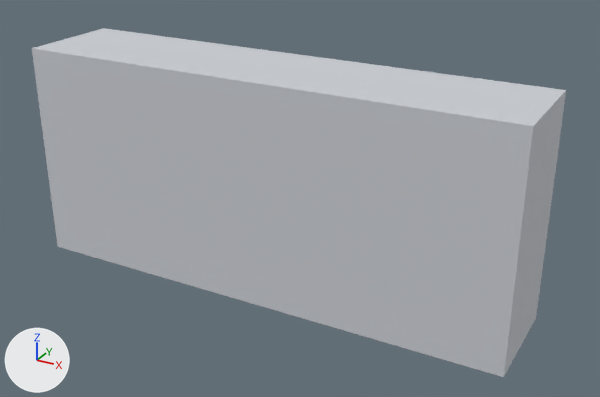
The glTF model public/buildings/lot_4x1.glb: old version first, new version second.
Both versions are drawn from a 50 mm camera at (38.4, -36.0, 25.5) aimed at (16.9, 3.1, 5.9). Every picture has the same lights, and +X, +Y and +Z are marked at lower left. The older version comes first. Vertices at exactly the same position are counted once.

The older version as bpy lines, for what is in view:
```python
me_lot_4x1 = bpy.data.meshes.new('lot_4x1')
me_lot_4x1.from_pydata(...)  # a box spanning x 0.0..30.5, y 0.0..6.5, z 0.0..13.5
me_lot_4x1.materials.append(mat_lot_4x1)  # light grey #cbced4
ob_lot_4x1 = bpy.data.objects.new('lot_4x1', me_lot_4x1)
ob_lot_4x1.location = (0.0, 0.0, 0.0)
```
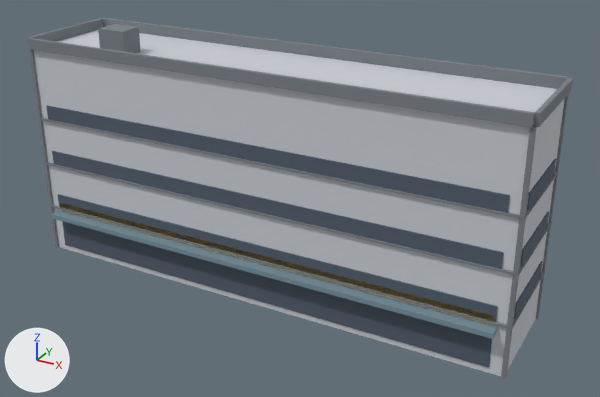
Pixel boxes [x1, y1, x2, y2] of what changed, in the pictures (600 x 397 px):
'lot_4x1', reshaped: before [32, 28, 566, 377]; after [27, 18, 573, 379]
part 1 of me_lot_4x1, added: after [98, 24, 141, 53]
part 2 of me_lot_4x1, added: after [50, 205, 509, 329]
part 3 of me_lot_4x1, added: after [512, 271, 545, 328]
part 4 of me_lot_4x1, added: after [45, 162, 515, 275]
part 5 of me_lot_4x1, added: after [518, 222, 552, 275]
part 6 of me_lot_4x1, added: after [39, 118, 522, 219]
part 7 of me_lot_4x1, added: after [525, 171, 559, 218]
part 8 of me_lot_4x1, added: after [29, 49, 59, 248]
part 9 of me_lot_4x1, added: after [501, 126, 537, 379]
part 10 of me_lot_4x1, added (mostly hidden): after [536, 94, 569, 319]
part 11 of me_lot_4x1, added: after [62, 221, 492, 368]
part 12 of me_lot_4x1, added: after [58, 194, 498, 322]
part 13 of me_lot_4x1, added: after [514, 261, 543, 319]
part 14 of me_lot_4x1, added: after [52, 151, 504, 269]
part 15 of me_lot_4x1, added: after [520, 212, 549, 266]
part 16 of me_lot_4x1, added: after [46, 105, 510, 213]
part 17 of me_lot_4x1, added: after [527, 159, 556, 210]
part 18 of me_lot_4x1, added: after [27, 18, 573, 128]
part 19 of me_lot_4x1, added: after [51, 203, 497, 339]

The change, as a list of edits to the scene's bpy script:
```text
Change me_lot_4x1:
    remove me_lot_4x1.from_pydata(...)  # 8 vertices, 12 faces; spans x 0.0..30.5, y 0.0..6.5, z 0.0..13.5
    add me_lot_4x1.from_pydata(...)  # 284 vertices, 444 faces; spans x -0.2..30.8, y -0.8..6.8, z 0.0..15.0
    me_lot_4x1 part 1: a new loose piece, a box spanning x 4.6..6.4, y 1.0..2.5, z 13.5..15.0, in mat_lot_4x1_trim (grey #7c8186)
    me_lot_4x1 part 2: a new loose piece, a box spanning x 0.0..30.5, y -0.16..0.02, z 3.0..3.12, in mat_lot_4x1_trim (grey #7c8186)
    me_lot_4x1 part 3: a new loose piece, a box spanning x 30.48..30.66, y 0.0..6.5, z 3.0..3.12, in mat_lot_4x1_trim (grey #7c8186)
    me_lot_4x1 part 4: a new loose piece, a box spanning x 0.0..30.5, y -0.16..0.02, z 6.0..6.12, in mat_lot_4x1_trim (grey #7c8186)
    me_lot_4x1 part 5: a new loose piece, a box spanning x 30.48..30.66, y 0.0..6.5, z 6.0..6.12, in mat_lot_4x1_trim (grey #7c8186)
    me_lot_4x1 part 6: a new loose piece, a box spanning x 0.0..30.5, y -0.16..0.02, z 9.0..9.12, in mat_lot_4x1_trim (grey #7c8186)
    me_lot_4x1 part 7: a new loose piece, a box spanning x 30.48..30.66, y 0.0..6.5, z 9.0..9.12, in mat_lot_4x1_trim (grey #7c8186)
    me_lot_4x1 part 8: a new loose piece, a box spanning x -0.12..0.12, y -0.12..0.12, z 0.0..13.5, in mat_lot_4x1_trim (grey #7c8186)
    me_lot_4x1 part 9: a new loose piece, a box spanning x 30.38..30.62, y -0.12..0.12, z 0.0..13.5, in mat_lot_4x1_trim (grey #7c8186)
    me_lot_4x1 part 10: a new loose piece, a box spanning x 30.38..30.62, y 6.38..6.62, z 0.0..13.5, in mat_lot_4x1_trim (grey #7c8186)
    me_lot_4x1 part 11: a new loose piece, a box spanning x 0.8..29.7, y -0.06..0.0, z 0.35..2.7, in mat_lot_4x1_glass (greyish blue #505d6c)
    me_lot_4x1 part 12: a new loose piece, a box spanning x 0.7..29.8, y -0.08..0.0, z 3.0..4.0, in mat_lot_4x1_glass (greyish blue #505d6c)
    me_lot_4x1 part 13: a new loose piece, a box spanning x 30.5..30.58, y 0.7..5.8, z 3.0..4.0, in mat_lot_4x1_glass (greyish blue #505d6c)
    me_lot_4x1 part 14: a new loose piece, a box spanning x 0.7..29.8, y -0.08..0.0, z 6.0..7.0, in mat_lot_4x1_glass (greyish blue #505d6c)
    me_lot_4x1 part 15: a new loose piece, a box spanning x 30.5..30.58, y 0.7..5.8, z 6.0..7.0, in mat_lot_4x1_glass (greyish blue #505d6c)
    me_lot_4x1 part 16: a new loose piece, a box spanning x 0.7..29.8, y -0.08..0.0, z 9.0..10.0, in mat_lot_4x1_glass (greyish blue #505d6c)
    me_lot_4x1 part 17: a new loose piece, a box spanning x 30.5..30.58, y 0.7..5.8, z 9.0..10.0, in mat_lot_4x1_glass (greyish blue #505d6c)
    me_lot_4x1 part 18: 20 vertices added at x -0.2..30.8, y -0.2..6.8, z 13.5..14.1
    me_lot_4x1 part 19: 16 vertices added at x 0.6..29.9, y -0.8..0.0, z 2.5..3.5
    other edits to the shape of me_lot_4x1 do not show in these pictures
    add me_lot_4x1.materials.append(mat_lot_4x1_trim)  # grey #7c8186
    add me_lot_4x1.materials.append(mat_lot_4x1_glass)  # greyish blue #505d6c
    add me_lot_4x1.materials.append(mat_lot_4x1_sign)  # yellow #f6d481
    add me_lot_4x1.materials.append(mat_lot_4x1_awning)  # greyish blue #76909e
```
